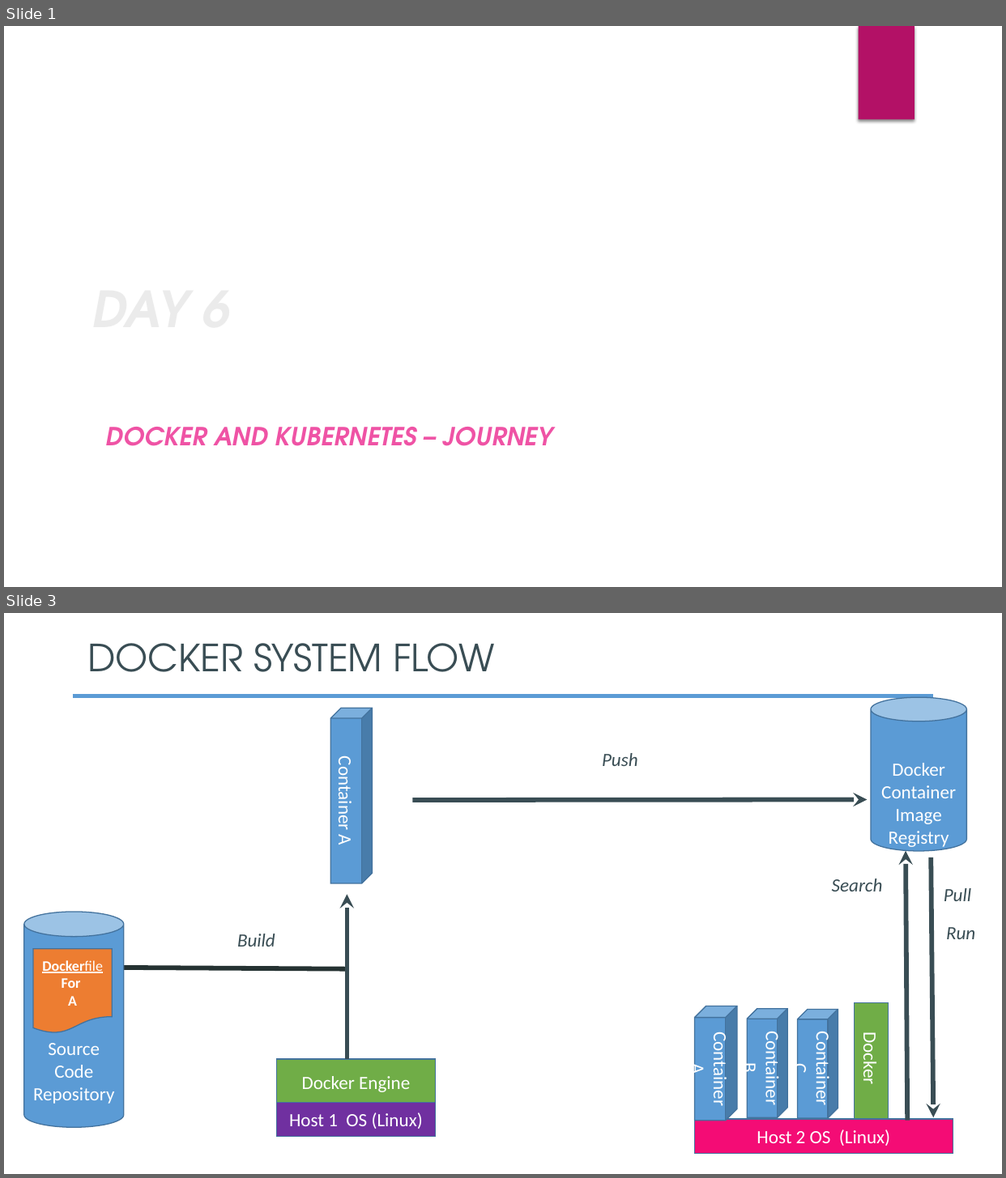
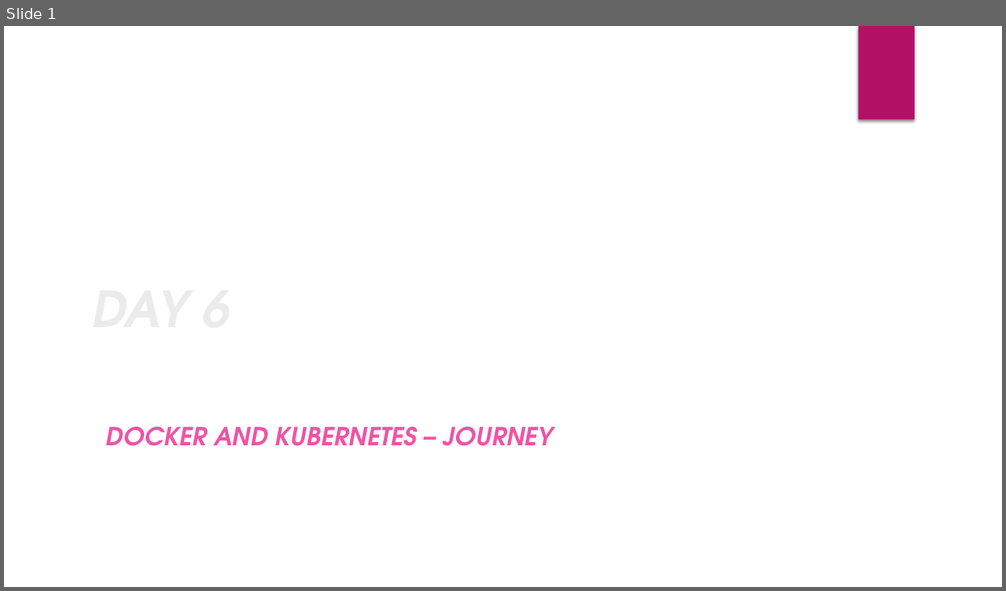
Before and after one commit to deepkumartraining/docker-k8s-April23, a slide deck: Day6/DockerAndKubernetes_Training-Day6.pptx. Shown one above the other, each under a label of ours: slides 1 and 3 before the commit, slide 1 after it; the slides between them are not shown. The pictures are 1006x1178 and 1006x591 pixels, drawn with LibreOffice and Linux fonts; fonts in the diff are those of the drawing; background and template pictures are left out. Boxes give left, top, right and bottom in pixels: in the first picture for what was removed or moved away, otherwise in the second. Text is boxed around its words. In the diff, an @@ line names an element or a change of style, - is before the commit and + after.

```diff
--- a/Day6/DockerAndKubernetes_Training-Day6.pptx
+++ b/Day6/DockerAndKubernetes_Training-Day6.pptx
@@ slide 3 removed at [4,613,1002,1174], background #FFFFFF @@
@@ title removed at [87,643,494,672] @@
-DOCKER SYSTEM FLOW
@@ line removed from (73, 696) to (934, 696) @@
@@ cube removed at [330,708,373,884] @@
-Container A
@@ cylinder removed at [871,697,967,851] @@
-Docker
-Container
-Image Registry
@@ text removed at [602,753,638,766] @@
-Push
@@ arrow removed from (413, 800) to (867, 799) @@
@@ arrow removed from (908, 1121) to (906, 851) @@
@@ text removed at [832,879,883,892] @@
-Search
@@ arrow removed from (931, 858) to (934, 1118) @@
@@ arrow removed from (347, 1059) to (347, 895) @@
@@ text removed at [944,888,971,901] @@
-Pull
@@ cylinder removed at [24,912,124,1127] @@
-Source Code Repository
@@ text removed at [946,927,975,939] @@
-Run
@@ flow chart document removed at [33,949,112,1033] @@
-Dockerfile
-For
-A
@@ text removed at [237,934,275,947] @@
-Build
@@ line removed from (118, 968) to (347, 969) @@
@@ cube removed at [695,1006,738,1121] @@
-Container A
@@ cube removed at [748,1009,788,1118] @@
-Container B
@@ cube removed at [798,1010,838,1119] @@
-Container C
@@ rectangle removed at [854,1003,889,1118] @@
-Docker
@@ rectangle removed at [276,1059,435,1105] @@
-Docker Engine
@@ rectangle removed at [276,1102,435,1137] @@
-Host 1 OS (Linux)
@@ rectangle removed at [695,1119,953,1153] @@
-Host 2 OS (Linux)
```
Also in this commit, not shown: 2 slides changed, 1 other slide removed, 1 other file.
